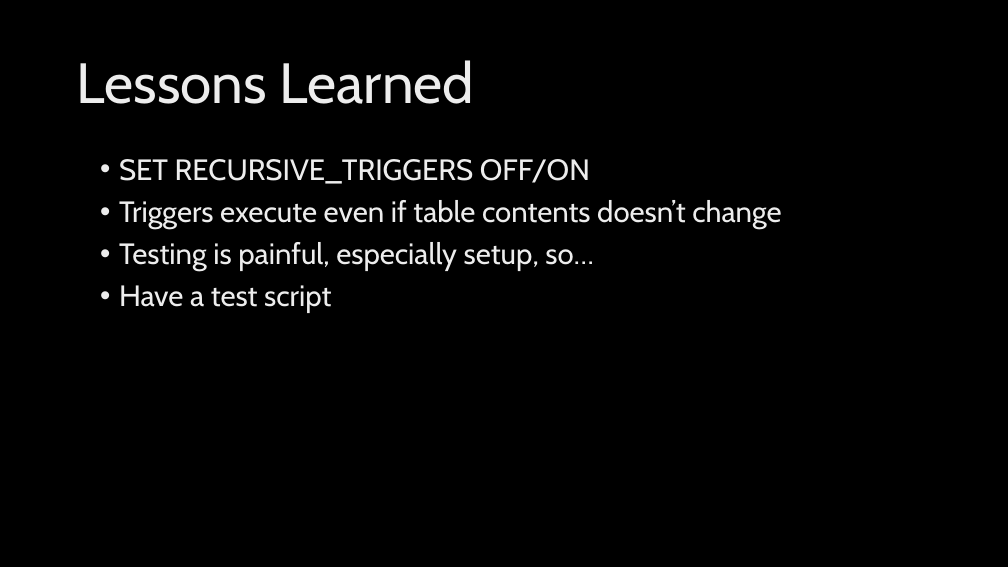
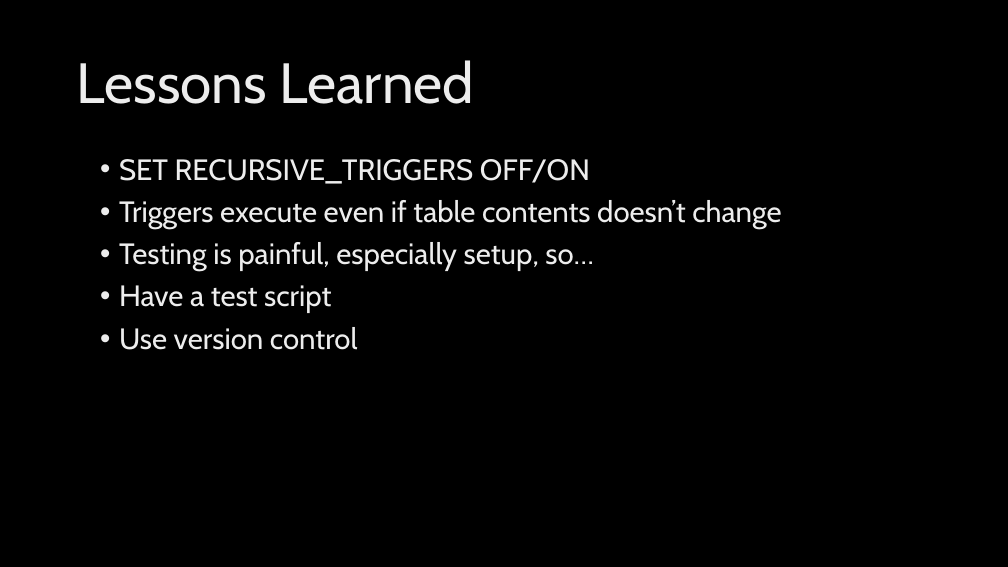
Before and after one commit to poedevop-fm/Database-Refactoring-Demo, a slide deck: slide 8 of Triggers & Refactoring.pptx (slide 9 before the commit). Drawn at 1008x567 pixels with LibreOffice and Linux fonts; fonts in the diff are those of the drawing; background and template pictures are left out. Boxes give left, top, right and bottom in pixels: in the first picture for what was removed or moved away, otherwise in the second. Text is boxed around its words. In the diff, an @@ line names an element or a change of style, - is before the commit and + after.

```diff
--- a/Triggers & Refactoring.pptx
+++ b/Triggers & Refactoring.pptx
@@ text at (x1=119, y1=327, x2=358, y2=350): paragraph added @@
+• Use version control
```
Also in this commit, not shown: 2 slides added, 2 slides removed, 3 other files.
